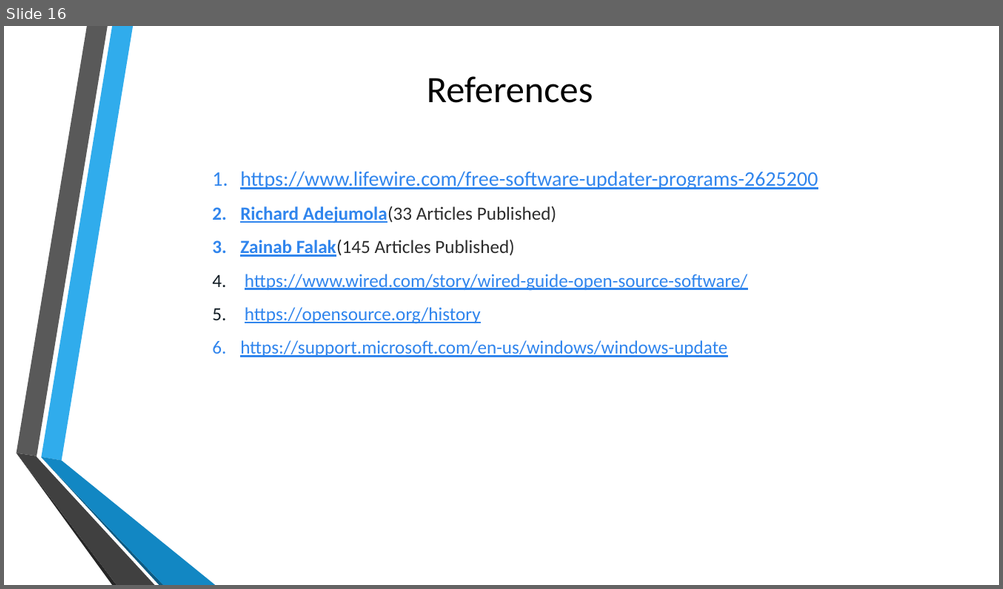
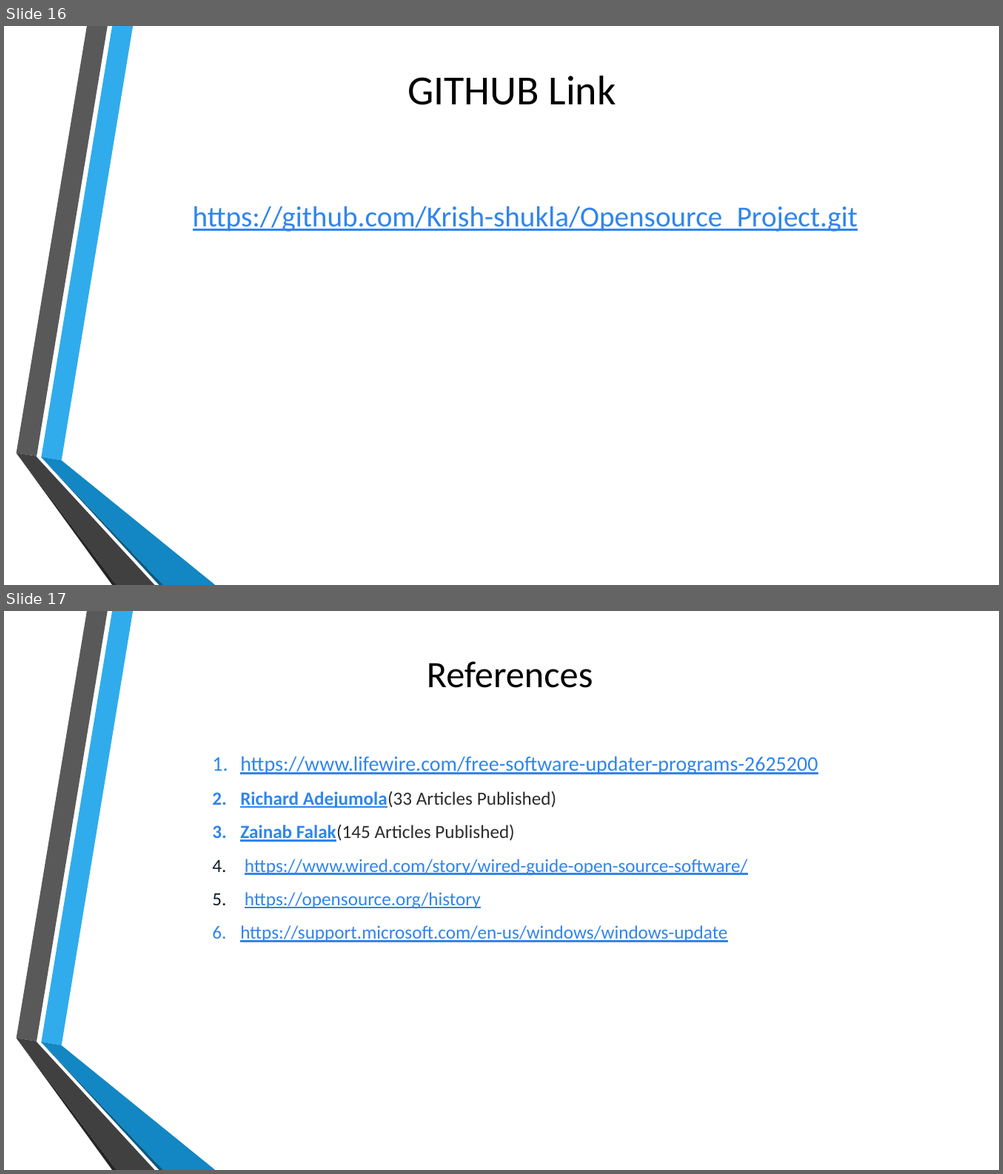
Before and after one commit to Krish-shukla/Opensource_Project, a slide deck: Project_Report/OpensourceProject.pptx. Shown one above the other, each under a label of ours: slide 16 before the commit, slides 16 and 17 after it. The pictures are 1003x589 and 1003x1174 pixels, drawn with LibreOffice and Linux fonts; fonts in the diff are those of the drawing; background and template pictures are left out. Boxes give left, top, right and bottom in pixels: in the first picture for what was removed or moved away, otherwise in the second. Text is boxed around its words. In the diff, an @@ line names an element or a change of style, - is before the commit and + after.

Commit message:
Add files via upload
Work done by Raja Krishnarjun Shukla

```diff
--- a/Project_Report/OpensourceProject.pptx
+++ b/Project_Report/OpensourceProject.pptx
@@ slide 16 added at <box>4,26,999,585</box>, background picture (left out); not listed: 6 template elements that a slide beside it also shows @@
@@ title added at <box>407,76,616,105</box>, 40 pt, text #000000 @@
+GITHUB Link
@@ text added at <box>193,206,857,232</box>, 28 pt, text #3085ED, underline @@
+https://github.com/Krish-shukla/Opensource_Project.git
@@ what was slide 16 is now slide 17 @@
```
